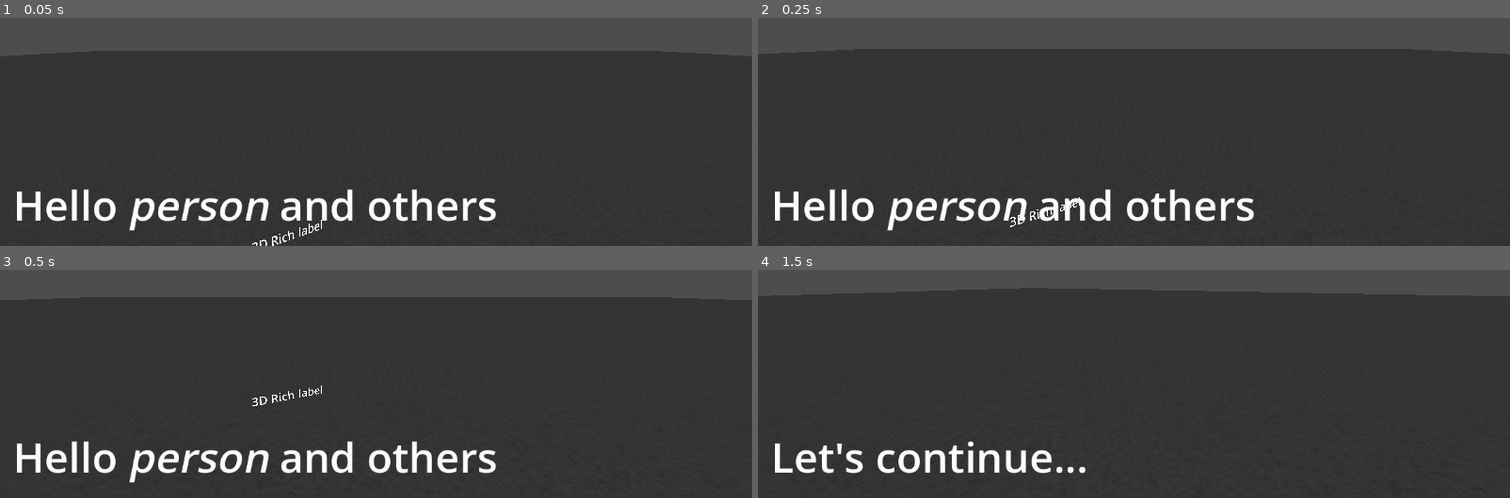
Above: before the commit, frames 1-4 (two rows, left to right).
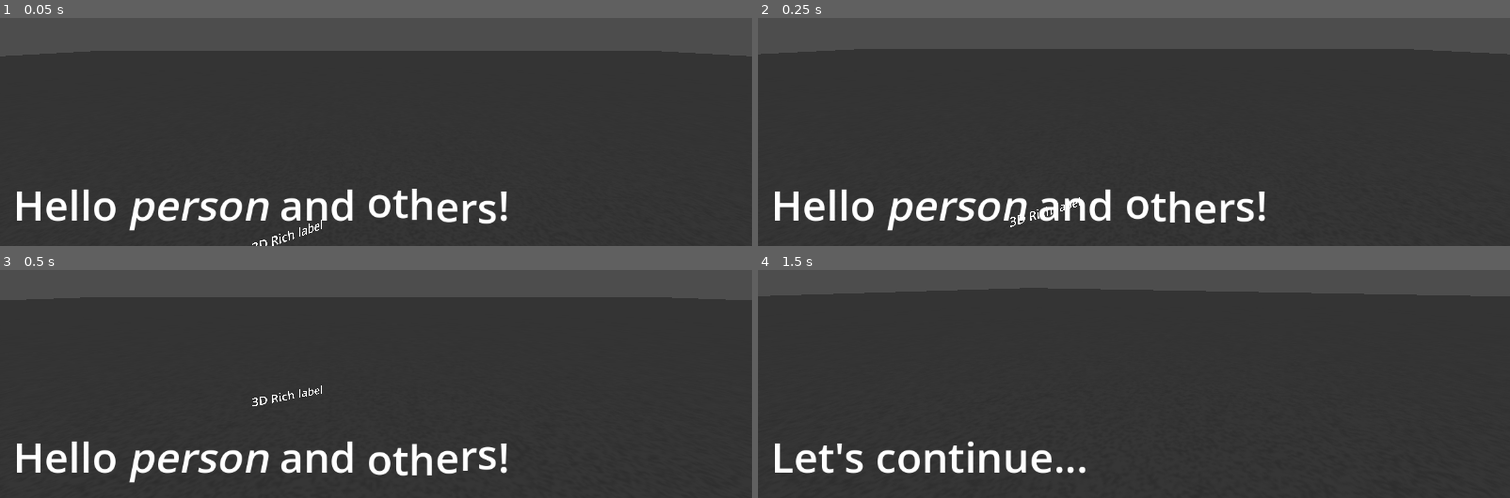
Above: after the commit, the same moments.

Repository: pohy/enveloped-in-darkness
Game: Godot game, scene res://main.tscn
Two runs of this game, one before a commit and one after it. Both use one fixed random seed, a clock stepped at 60 frames per second and the inputs below.
Inputs (mouse positions are in pixels of both pictures, inside the frame that each line leads up to):
- Up to frame 1 (0.05 s): no input
- Up to frame 2 (0.25 s): no input
- Up to frame 3 (0.5 s): no input
- Up to frame 4 (1.5 s): move the mouse to (1171, 285) at 0.52 s; press the mouse at (1171, 285) at 0.53 s; hold W (up) from 0.53 s (still down); tap Enter at 1.25 s; move the mouse to (1096, 288) at 1.27 s; release the mouse at (1096, 288) at 1.28 s; tap Shift (sprint) at 1.35 s

The runs differ from the first frame. In frame 1, 0.7% of the frame differs, in the area x 49-68%, y 74-91%; in frame 2, 0.6%; in frame 3, 0.7%; in frame 4, nothing differs.

Commit message:
Add custom label parsing

Diff:
--- a/src/dialogue_control.gd
+++ b/src/dialogue_control.gd
@@ -6,21 +6,21 @@
 @export var dialogue: DialogueResource
 @export var dialogue_label: RichTextLabel
 
-var _current_line: int = 0:
+var _current_line_idx: int = 0:
 	set(value):
-		_current_line = value
+		_current_line_idx = value
 		if dialogue_label is RichTextLabel:
-			dialogue_label.text = dialogue.lines[_current_line]
+			dialogue_label.text = dialogue.lines[_current_line_idx]
 
 
 func advance() -> void:
-	var next_line = _current_line + 1
+	var next_line = _current_line_idx + 1
 	if next_line > dialogue.lines.size() - 1:
 		printerr("End of dialogue")
 		return
 	else:
 		last_line_reached.emit()
-		_current_line = next_line
+		_current_line_idx = next_line
 
 
 func _ready() -> void:
@@ -29,4 +29,26 @@
 
 	dialogue.load()
 
-	dialogue_label.text = dialogue.lines[_current_line]
+	dialogue_label.text = dialogue.lines[_current_line_idx]
+
+	return
+	# TODO: F U J K Y
+	_current_line_idx = 3
+
+	var line := dialogue.lines[_current_line_idx]
+
+	var player_input_parsed = dialogue.get_player_input_from_line(line)
+	if player_input_parsed:
+		print("Player player_input_parsed found: %s" % player_input_parsed)
+		dialogue_label.text = player_input_parsed["stripped"]
+	else:
+		print("No player player_input_parsed found")
+
+	var continue_parsed = dialogue.get_continue_from_line(
+		player_input_parsed["stripped"] if player_input_parsed else line
+	)
+	if continue_parsed:
+		print("Continue found: %s" % continue_parsed)
+		dialogue_label.text = continue_parsed["stripped"]
+	else:
+		print("No continue found")
--- a/src/dialogue_resource.gd
+++ b/src/dialogue_resource.gd
@@ -24,3 +24,50 @@
 		printerr("No lines in file: " + file_path)
 
 	file.close()
+
+
+func get_player_input_from_line(line: String):
+	var player_input_tag := "player_input"
+	var name_attr = "name"
+
+	var start_partial := "[%s %s=" % [player_input_tag, name_attr]
+	var start = line.find(start_partial)
+	if start == -1:
+		return {}
+	var start_closing := line.find("]")
+	if start_closing == -1:
+		printerr("Mising closing bracket for player_input in line:\n%s" % line)
+		return null
+
+	var end_partial := "[/%s]" % player_input_tag
+	var end = line.find(end_partial)
+	if end == -1:
+		printerr("Mising closing tag for player_input in line:\n%s" % line)
+		return null
+
+	var input_name := line.substr(
+		start + len(start_partial), start_closing - start - len(start_partial)
+	)
+
+	var match := line.substr(start, end + len(end_partial) - start)
+
+	return {"name_attr": input_name, "stripped": line.replace(match, "")}
+
+
+func get_continue_from_line(line: String):
+	var continue_tag := "continue"
+
+	var start_partial := "[%s]" % continue_tag
+	var start = line.find(start_partial)
+	if start == -1:
+		return null
+
+	var end_partial := "[/%s]" % continue_tag
+	var end = line.find(end_partial)
+	if end == -1:
+		printerr("Mising closing tag for continue in line:\n%s" % line)
+		return null
+
+	var match := line.substr(start, end + len(end_partial) - start)
+
+	return {"stripped": line.replace(match, "")}
Not shown, changed: dialogues/test_dialogue.txt
